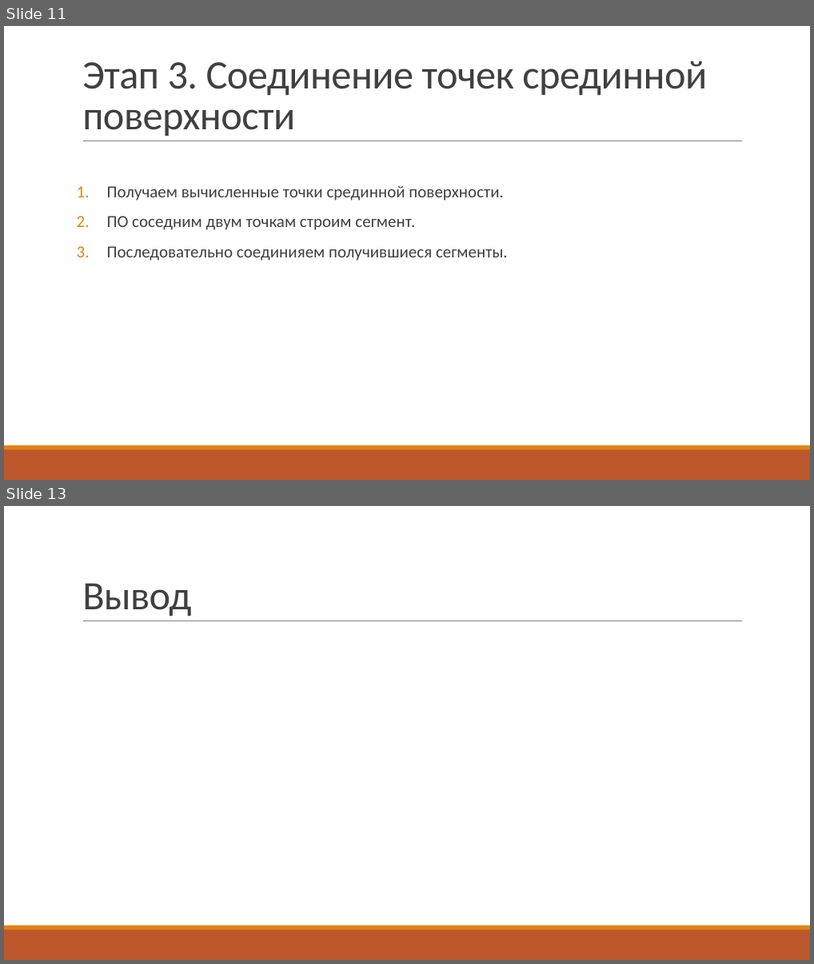
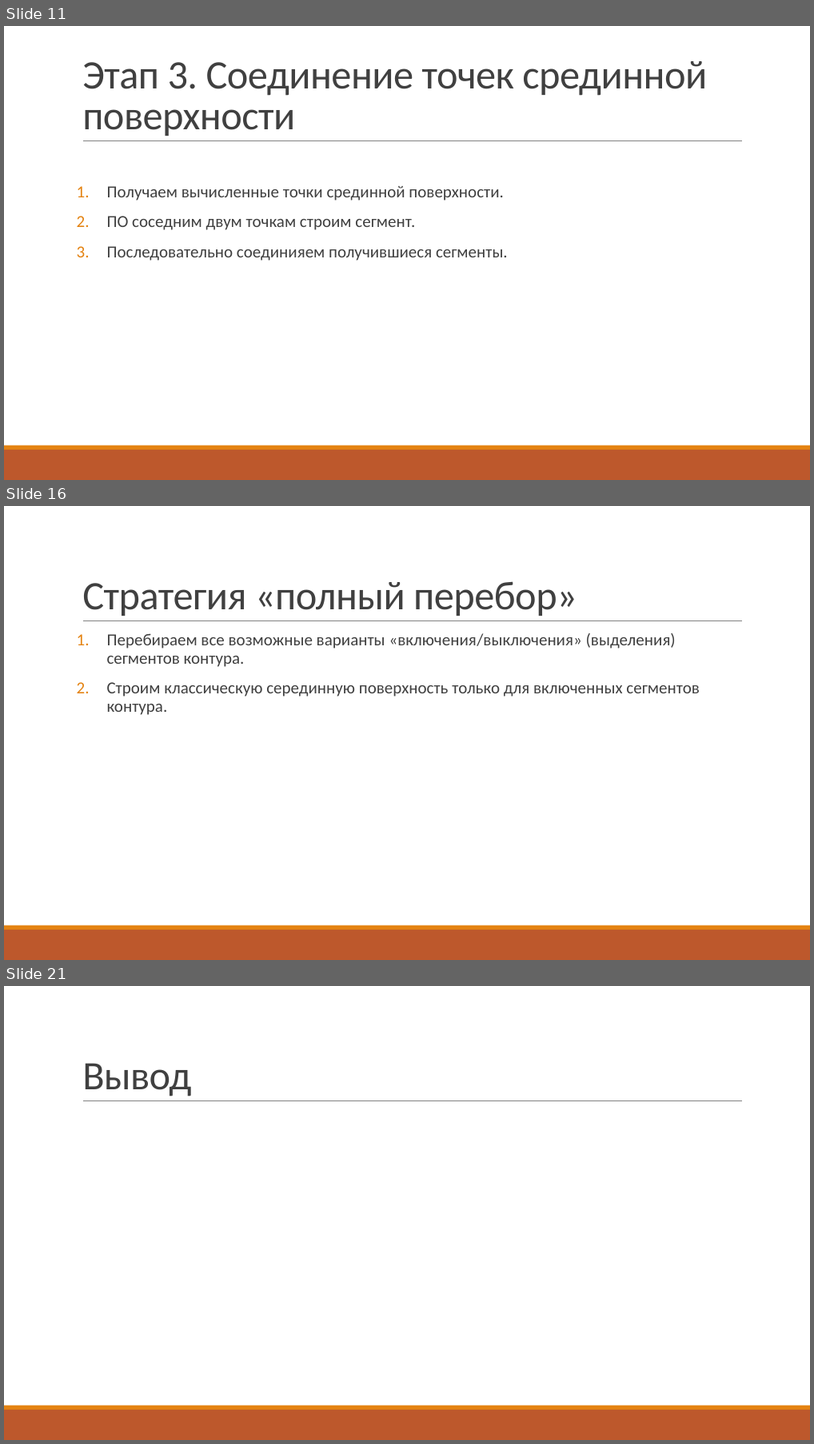
Before and after one commit to UNN-ITMM-AI381607m/middle-surface-proj, a slide deck: doc/publication/презентация.pptx. Shown one above the other, each under a label of ours: slides 11 and 13 before the commit, slides 11, 16 and 21 after it; the slides between them are not shown. The pictures are 814x964 and 814x1444 pixels, drawn with LibreOffice and Linux fonts; fonts in the diff are those of the drawing. Boxes give left, top, right and bottom in pixels: in the first picture for what was removed or moved away, otherwise in the second. Text is boxed around its words. In the diff, an @@ line names an element or a change of style, - is before the commit and + after.

```diff
--- a/doc/publication/презентация.pptx
+++ b/doc/publication/презентация.pptx
@@ slide 16 added at (4, 506, 810, 960), background #FFFFFF; not listed: 3 template elements that a slide beside it also shows @@
@@ title added at (82, 581, 578, 616), 48 pt, text #404040 @@
+Стратегия «полный перебор»
@@ text added at (107, 633, 699, 715), 20 pt, text #404040 @@
+1. Перебираем все возможные варианты «включения/выключения» (выделения) сегментов контура.
+2. Строим классическую серединную поверхность только для включенных сегментов контура.
@@ what was slide 13 is now slide 21 @@
```
Also in this commit, not shown: 1 slide changed, 7 other slides added.
